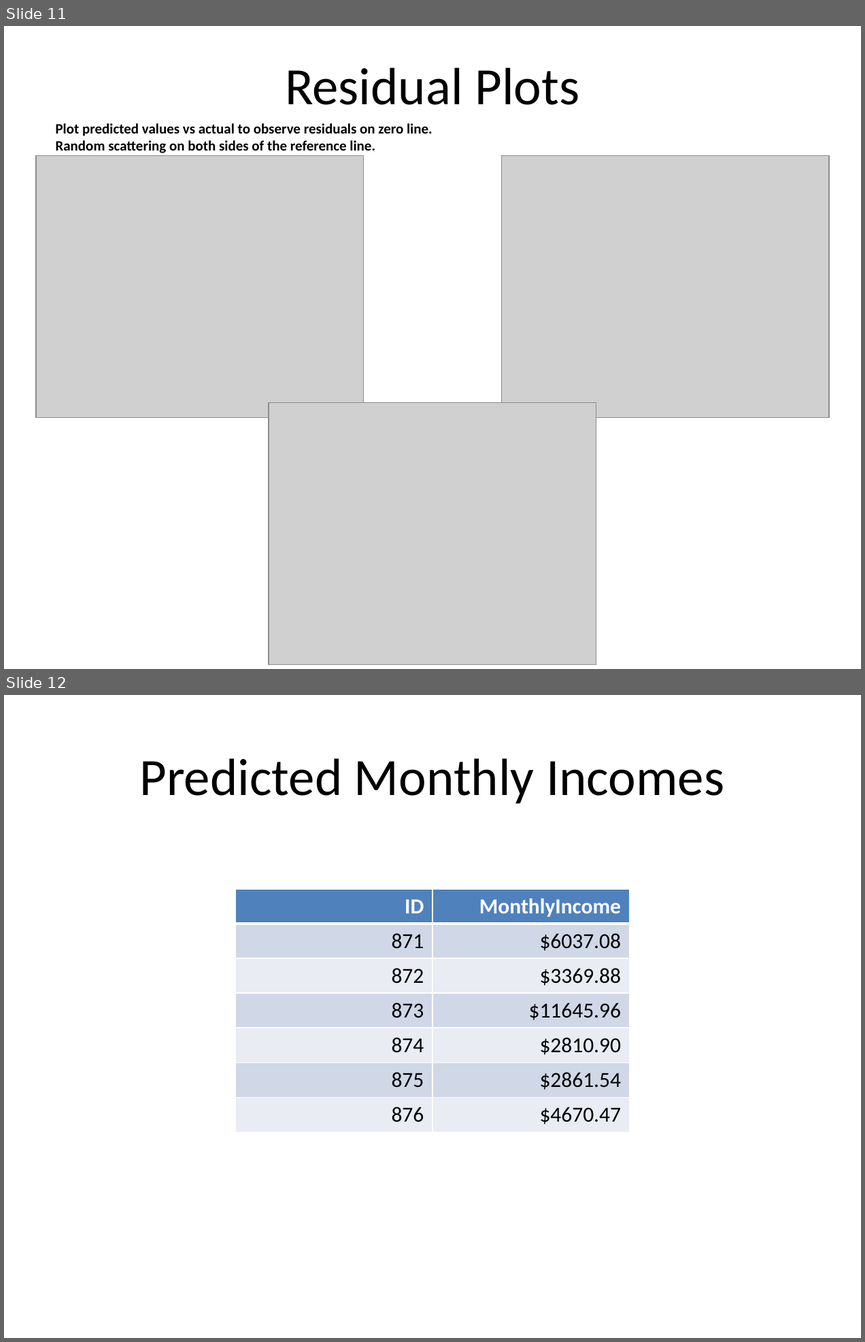
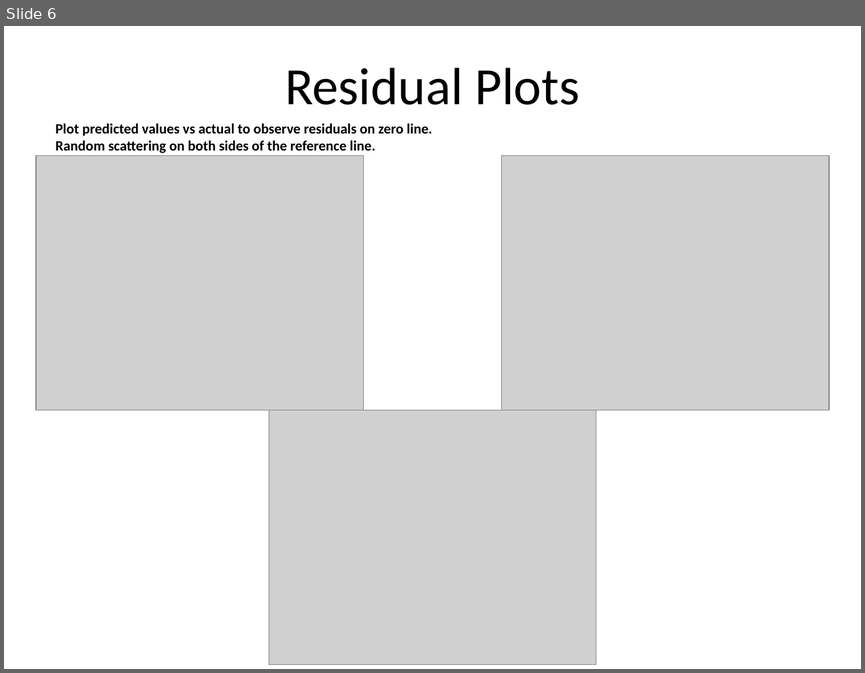
Before and after one commit to msherga/CaseStudy2DDS, a slide deck: Slides/casestudy2ppt.pptx. Shown one above the other, each under a label of ours: slides 11 and 12 before the commit, slide 6 after it. The pictures are 865x1342 and 865x673 pixels, drawn with LibreOffice and Linux fonts; fonts in the diff are those of the drawing; grey boxes stand for pictures. Boxes give left, top, right and bottom in pixels: in the first picture for what was removed or moved away, otherwise in the second. Text is boxed around its words. In the diff, an @@ line names an element or a change of style, - is before the commit and + after.

```diff
--- a/Slides/casestudy2ppt.pptx
+++ b/Slides/casestudy2ppt.pptx
@@ slide 12 removed at (x1=4, y1=695, x2=861, y2=1338), background #FFFFFF @@
@@ title removed at (x1=139, y1=758, x2=724, y2=804) @@
-Predicted Monthly Incomes
@@ table removed at (x1=235, y1=889, x2=630, y2=1129), 7 rows, 2 columns @@
-ID | MonthlyIncome
-871 | $6037.08
-872 | $3369.88
-873 | $11645.96
-874 | $2810.90
-875 | $2861.54
-876 | $4670.47
@@ what was slide 11 is now slide 6 @@
@@ slide 6 changed as well @@
@@ picture resized from (x1=36, y1=155, x2=363, y2=418) to (x1=36, y1=155, x2=363, y2=410) @@
@@ picture resized from (x1=501, y1=155, x2=828, y2=418) to (x1=501, y1=155, x2=828, y2=410) @@
@@ picture resized from (x1=269, y1=402, x2=596, y2=665) to (x1=269, y1=410, x2=596, y2=665) @@
```
Also in this commit, not shown: 6 other slides changed, 3 slides added, 5 other slides removed, 14 other files.
